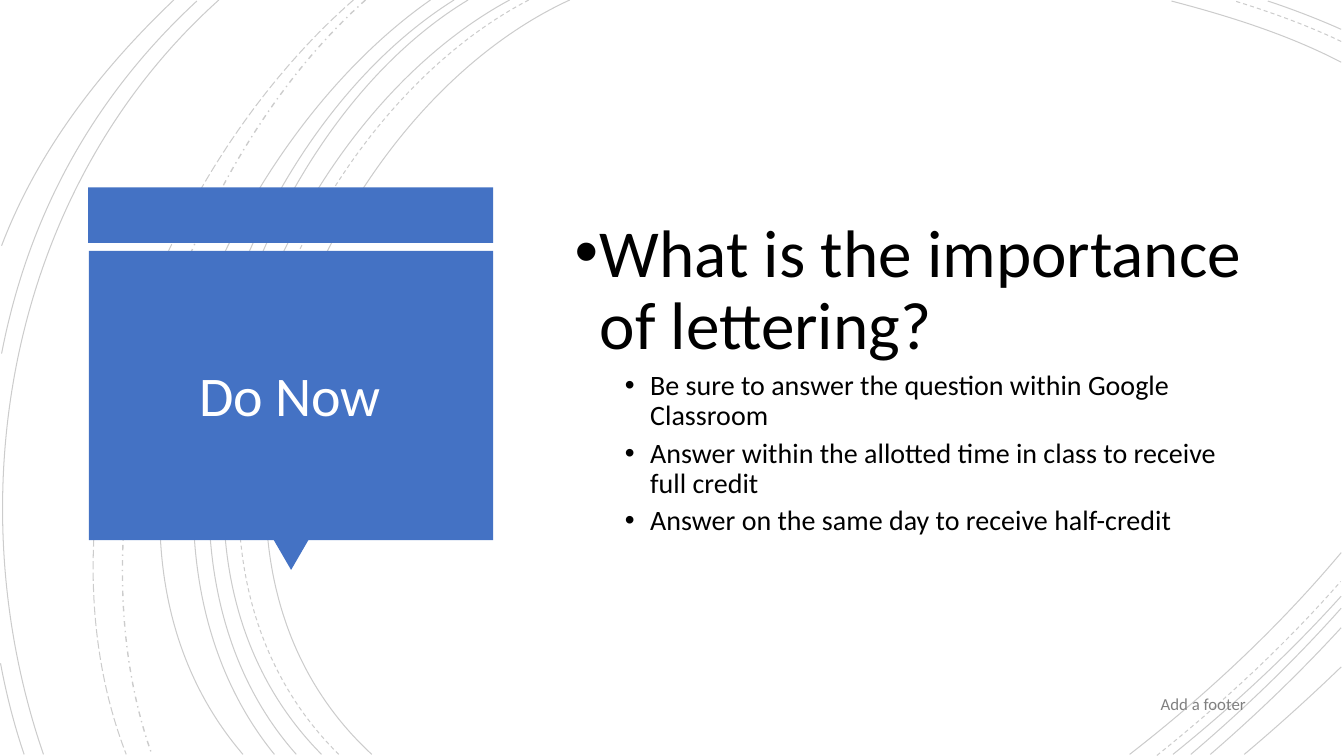
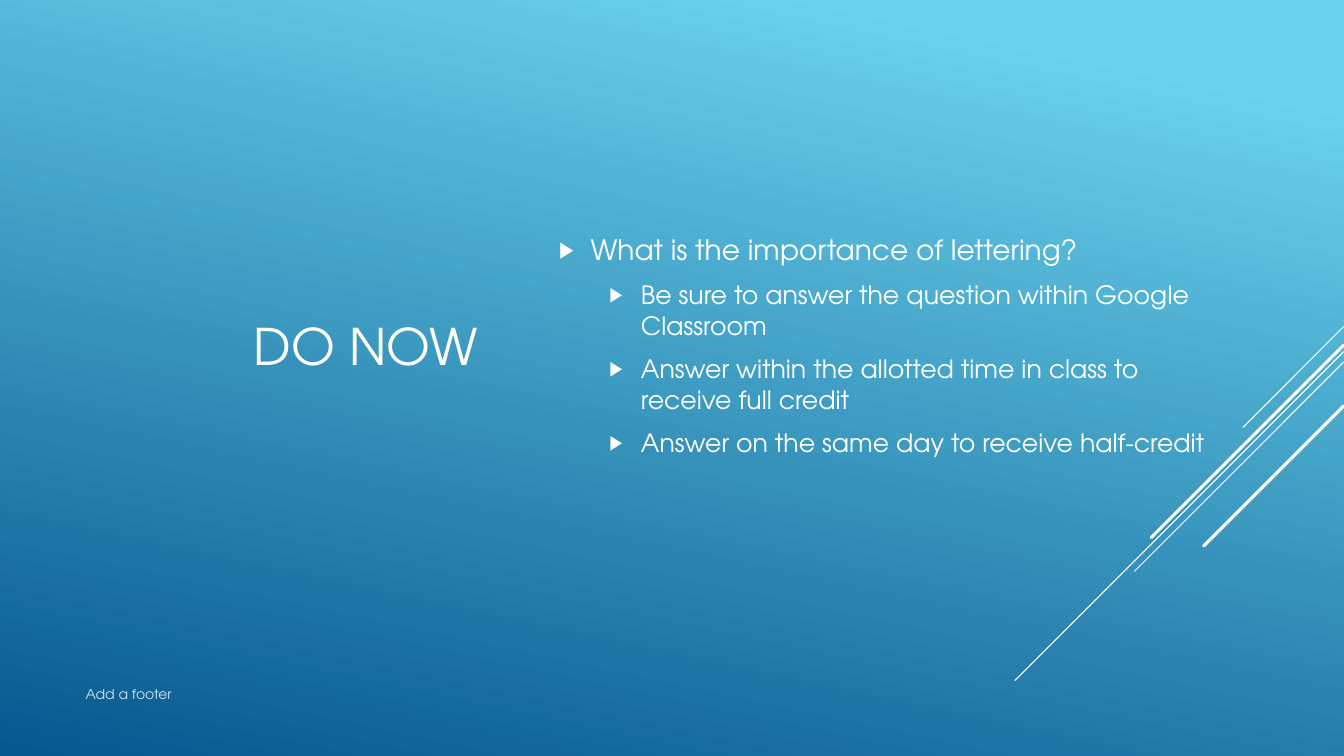
Before and after one commit to nickvertucci/Technology-Education-Curriculum, a slide deck: slide 15 of High School/Design and Drawing for Production/Unit 3 - Introduction to Lettering/Section 1 - What is Lettering/Assets/Unit 3 - Section 1 - What is Lettering.pptx. Drawn at 1344x756 pixels with LibreOffice and Linux fonts; fonts in the diff are those of the drawing. Boxes give left, top, right and bottom in pixels: in the first picture for what was removed or moved away, otherwise in the second. Text is boxed around its words. In the diff, an @@ line names an element or a change of style, - is before the commit and + after.

```diff
--- a/High School/Design and Drawing for Production/Unit 3 - Introduction to Lettering/Section 1 - What is Lettering/Assets/Unit 3 - Section 1 - What is Lettering.pptx
+++ b/High School/Design and Drawing for Production/Unit 3 - Introduction to Lettering/Section 1 - What is Lettering/Assets/Unit 3 - Section 1 - What is Lettering.pptx
@@ background #FFFFFF to gradient #6ED2EB to #06588E @@
@@ group removed at box(0, 0, 1342, 756): 21 freeform shapes @@
@@ text "What is the importance of ...": place and size @@
-text "What is the importance of ..." at box(600, 230, 1241, 535)
+text "What is the importance of ..." at box(591, 239, 1204, 457)
@@ text "What is the importance of ..." at box(591, 239, 1204, 457): size 48 to 20 pt in "What is the importance of lettering?"; font Calibri to TeX Gyre Adventor, text colour #000000 to #FFFFFF; size 20 to 18 pt in "Be sure to answer the question within ...", "Answer within the allotted time in class ...", "Answer on the same day to receive ..."; bullet • to ▶; line spacing 0.9 to 1; more space between paragraphs @@
@@ rectangle removed at box(89, 188, 494, 243) @@
@@ rectangle removed at box(89, 251, 493, 540) @@
@@ title at box(254, 327, 478, 366): text changed; size 40 to 36 pt; font Calibri to TeX Gyre Adventor @@
-Do Now
+DO NOW
@@ group added at box(1015, 327, 1344, 681): 5 lines @@
@@ triangle removed at box(273, 540, 309, 571) @@
@@ text "Add a footer": place and size @@
-text "Add a footer" at box(1161, 697, 1246, 715)
+text "Add a footer" at box(86, 689, 172, 699)
@@ text "Add a footer" at box(86, 689, 172, 699): size 12 to 10 pt, font Calibri to TeX Gyre Adventor, text colour #808080 to #FFFFFF at 80% opacity; alignment right to left; vertical alignment middle to top @@
```
Also in this commit, not shown: 22 other slides changed, 3 slides added.
